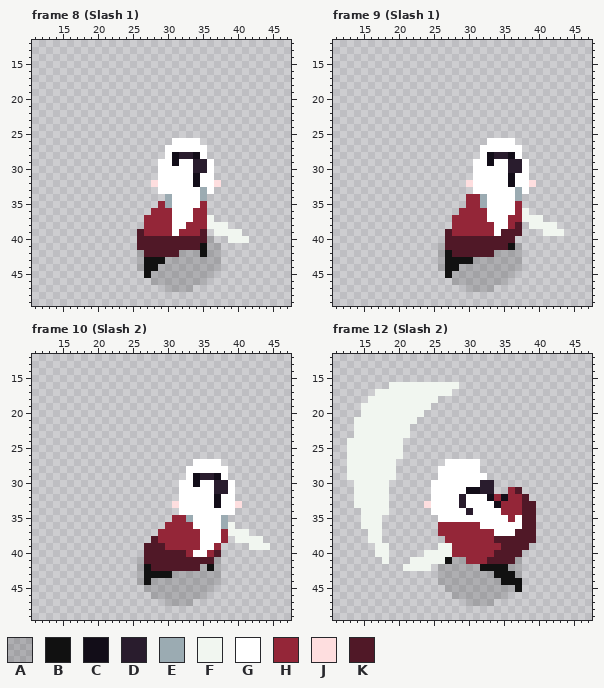
Pixel-art file: 마왕님은 공사중 스프라이트/주인공 스프라이트/Elf Back.aseprite. Above is the file before it was changed.
64x64 pixels, 51 frames. Shown: frame 8 (Slash 1): x 11..47, y 12..49; frame 9 (Slash 1): x 11..47, y 12..49; frame 10 (Slash 2): x 11..47, y 12..49; frame 12 (Slash 2): x 11..47, y 12..49. The commit also changed other frames, which this record leaves out.
Visible layers, top first: "Weapon", "Head", "Body", "Shadow" opacity 15%.
Palette (. is transparent): A #00000026  B #111111  C #120d18  D #291c2d  E #9babb2  F #f1f6f0  G #ffffff  H #942638  J #fededf  K #501827
Pixels before, frame 8 (Slash 1), first column x 26:
26 .....GGGG.......
27 ....GGGGGG......
28 ....GCDDCG......
29 ...GGCGGDDG.....
30 ...GGGGGDDG.....
31 ...GGGGGCGG.....
32 ..JGGGGGCGGJ....
33 ...GGGGGGEG.....
34 ....EGGGGE......
35 ...HEGGGGH......
36 ..HHHGGGHH......
37 .HHHHGGGHHF.....
38 .HHHHGGHHHFFF...
39 KHHHHGHHHK.FFFF.
40 KKKKKKKKKKA..FFF
41 KKKKKKKKKBAA....
42 AKKKKKAAABAA....
43 ABBBAAAAAAAA....
44 ABBAAAAAAAAA....
45 .BAAAAAAAAA.....
46 ..AAAAAAAA......
47 ....AAAA........
Pixels before, frame 9 (Slash 1), first column x 26:
26 .......GGGG.......
27 ......GGGGGG......
28 ......GCDDCG......
29 .....GGCGGDDG.....
30 .....GGGGGDDG.....
31 .....GGGGGCGG.....
32 ....JGGGGGCGGJ....
33 .....GGGGGGEG.....
34 ....HHEGGGGE......
35 ....HHEGGGGH......
36 ...HHHHGGGGHF.....
37 ..HHHHHGGGHHFFF...
38 ..HHHHHHGGHK.FFFF.
39 .KHHHHHHGKKK...FFF
40 .KKKKKKKKKK.......
41 AKKKKKKKKKBA......
42 ABKKKKKKAAAA......
43 ABBBBAAAAAAA......
44 ABBAAAAAAAAA......
45 .BAAAAAAAAA.......
46 ..AAAAAAAA........
47 ....AAAA..........
Pixels before, frame 10 (Slash 2), first column x 26:
27 ........GGGG.......
28 .......GGGGGG......
29 .......GCDDCG......
30 ......GGCGGDDG.....
31 ......GGGGGDDG.....
32 ......GGGGGCGG.....
33 .....JGGGGGCGGJ....
34 ......GGGGGGGG.....
35 .....HHEGGGGE......
36 ....HHHHGGGGEF.....
37 ...HHHHHHGGGHFFF...
38 ..KHHHHHHGGGH.FFFF.
39 .KKKHHHHHGGH....FFF
40 .KKKKKKHGGHK.......
41 AKKKKKKKKKKA.......
42 ABKKKKKKKABA.......
43 ABBBBAAAAAAA.......
44 ABAAAAAAAAAA.......
45 .AAAAAAAAAA........
46 ..AAAAAAAA.........
47 ....AAAA...........
Pixels before, frame 12 (Slash 2), first column x 13:
16 ......FFFFFFFFFF...........
17 ....FFFFFFFFFFF............
18 ...FFFFFFFFFF..............
19 ..FFFFFFFFFF...............
20 ..FFFFFFFFF................
21 .FFFFFFFFF.................
22 .FFFFFFFF..................
23 .FFFFFFFF..................
24 FFFFFFFF...................
25 FFFFFFFF...................
26 FFFFFFFF...................
27 FFFFFFF.......GGGGG........
28 FFFFFFF......GGGGGG........
29 FFFFFFF......GGGGGGG.......
30 .FFFFF......GGGGGGGDD......
31 .FFFFF......GGGGGCCDD..HK..
32 .FFFFF......GGGGDGGGCHCHHK.
33 .FFFFF.....JGGGGDGGGGCHHHKK
34 ..FFFF......GGGGGDGGGGHHHKK
35 ..FFF........GGGGGGGGGGHGKK
36 ..FFF........HHHHHHGGGGGGKK
37 ...FF........HHHHHHHHGGGKKK
38 ...FF.........HHHHHHHKKKKKK
39 ....FF.......FFHHHHHHHKKKK.
40 ....FF.....FFFFHHHHHHKKKK..
41 .....F...FFFFFBAAHHHKKKKA..
42 ........FFFF.AAAAAABBBBAA..
43 .............AAAAAAAABBBA..
44 .............AAAAAAAAABBB..
45 ..............AAAAAAAAAAB..
46 ...............AAAAAAAA....
47 .................AAAA......
The same view after the edit:
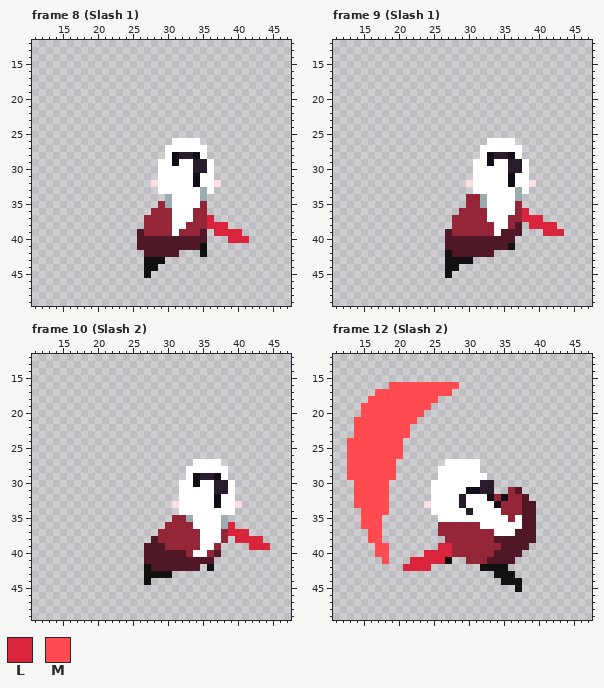
Colours new in this view: L #d9243c  M #ff4a50
Difference:
layer "Shadow" now hidden
Changed rows in their new state; - is an unchanged pixel.
Frame 8 (Slash 1):
first column x 26:
37 ----------L-----
38 ----------LLL---
39 -----------LLLL-
40 ----------.--LLL
41 ----------..----
42 .-----...-..----
43 .---........----
44 .--.........----
45 --.........-----
46 --........------
47 ----....--------
Frame 9 (Slash 1):
first column x 26:
36 ------------L-----
37 ------------LLL---
38 -------------LLLL-
39 ---------------LLL
41 .----------.------
42 .-------....------
43 .----.......------
44 .--.........------
45 --.........-------
46 --........--------
47 ----....----------
Frame 10 (Slash 2):
first column x 26:
36 -------------L-----
37 -------------LLL---
38 --------------LLLL-
39 ----------------LLL
41 .----------.-------
42 .--------.-.-------
43 .----.......-------
44 .-..........-------
45 -..........--------
46 --........---------
47 ----....-----------
Frame 12 (Slash 2):
first column x 13:
16 ------MMMMMMMMMM---------
17 ----MMMMMMMMMMM----------
18 ---MMMMMMMMMM------------
19 --MMMMMMMMMM-------------
20 --MMMMMMMMM--------------
21 -MMMMMMMMM---------------
22 -MMMMMMMM----------------
23 -MMMMMMMM----------------
24 MMMMMMMM-----------------
25 MMMMMMMM-----------------
26 MMMMMMMM-----------------
27 MMMMMMM------------------
28 MMMMMMM------------------
29 MMMMMMM------------------
30 -MMMMM-------------------
31 -MMMMM-------------------
32 -MMMMM-------------------
33 -MMMMM-------------------
34 --MMMM-------------------
35 --MMM--------------------
36 --MMM--------------------
37 ---MM--------------------
38 ---MM--------------------
39 ----MM-------LL----------
40 ----MM-----LLLL----------
41 -----M---LLLLL-..-------.
42 --------LLLL-......----..
43 -------------........---.
44 -------------.........---
45 --------------..........-
46 ---------------........--
47 -----------------....----
